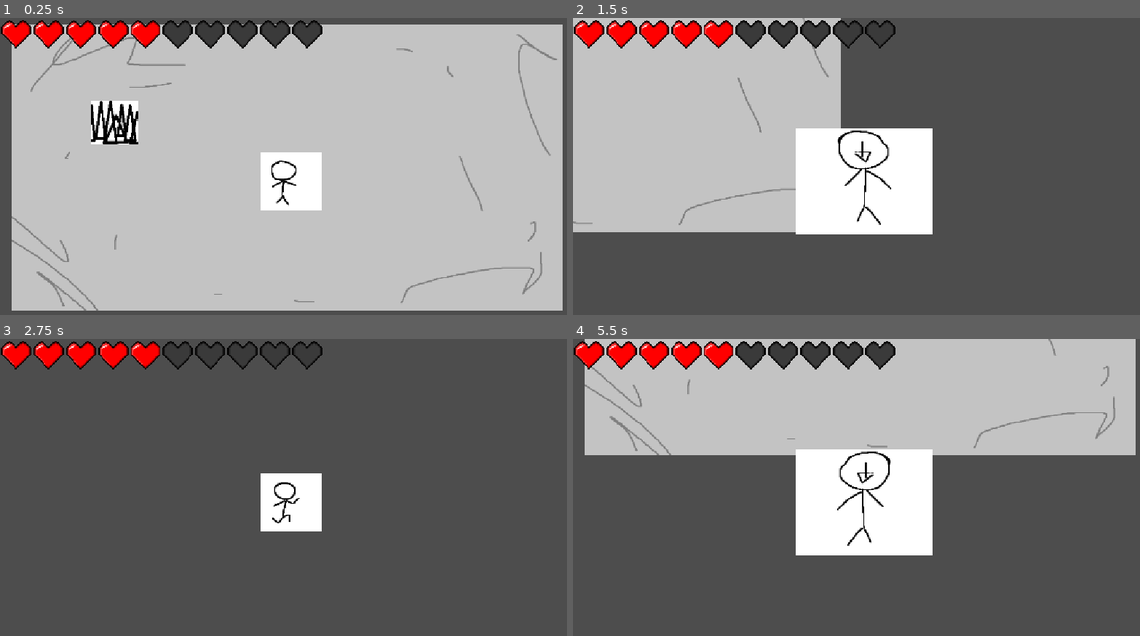
Above: before the commit, frames 1-4 (two rows, left to right).
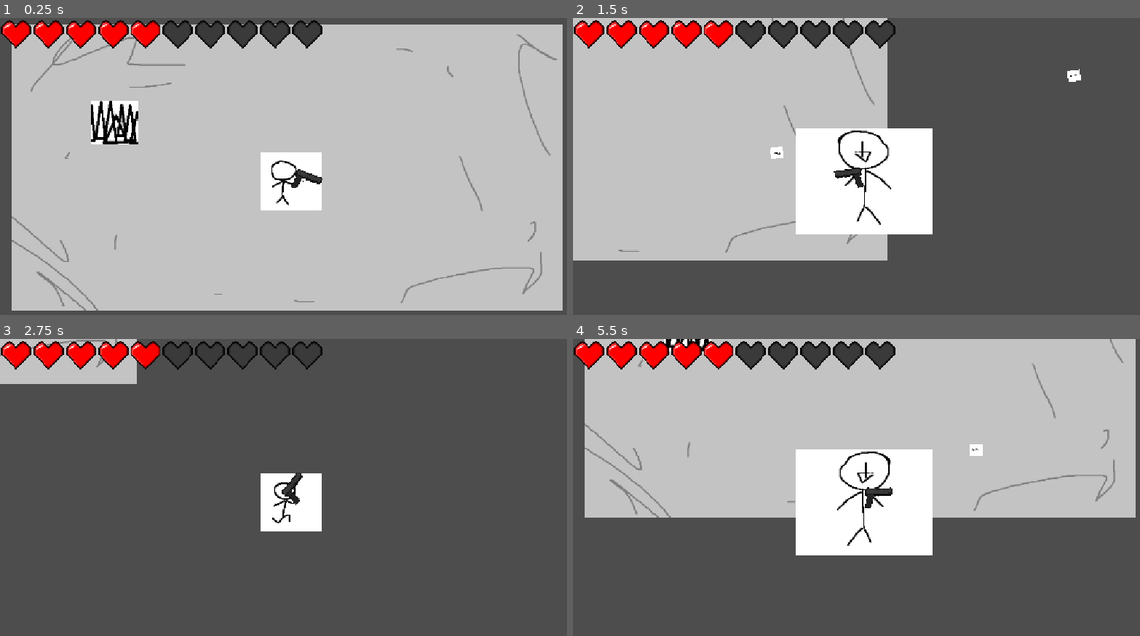
Above: after the commit, the same moments.

Repository: Daniel-Augusto-Yu/Games
Game: Godot game, scene res://game.tscn
Two runs of this game, one before a commit and one after it. Both use one fixed random seed, a clock stepped at 60 frames per second and the inputs below.
Inputs (mouse positions are in pixels of both pictures, inside the frame that each line leads up to):
- Up to frame 1 (0.25 s): no input
- Up to frame 2 (1.5 s): tap Enter at 0.5 s; move the mouse to (992, 166) at 0.52 s; hold D (right) 0.53-1.28 s; tap Space (Roll) at 0.6 s; click (992, 166) at 0.8 s; move the mouse to (748, 199) at 1.27 s; hold S (down) from 1.28 s (still down); click (748, 199) at 1.35 s
- Up to frame 3 (2.75 s): tap Space (Roll) at 1.55, 2.1 s; move the mouse to (351, 431) at 2.02 s; release S (down) at 2.03 s; hold D (right) from 2.03 s (still down); click (351, 431) at 2.3 s
- Up to frame 4 (5.5 s): move the mouse to (833, 567) at 2.77 s; release D (right) at 2.78 s; hold W (up) 2.78-3.53 s; click (833, 567) at 2.85 s; tap Space (Roll) at 3.05, 3.6, 4.55, 5.1 s; move the mouse to (1037, 552) at 3.52 s; hold A (left) 3.53-5.03 s; click (1037, 552) at 3.8 s; move the mouse to (692, 454) at 4.27 s; click (692, 454) at 4.35 s; move the mouse to (890, 502) at 5.02 s; hold S (down) from 5.03 s (still down); click (890, 502) at 5.3 s

The runs differ from the first frame. In frame 1, 0.2% of the frame differs, in the area x 51-57%, y 50-58%; in frame 2, 8.4%; in frame 3, 2.5%; in frame 4, 17%, in the area x 2-100%, y 0-61%.

Commit message:
Add files via upload

Diff:
--- /dev/null
+++ b/health-roll/bullet.gd
@@ -0,0 +1,11 @@
+extends Node2D
+
+var speed = 1000
+
+func _process(delta: float) -> void:
+	position += transform.x * speed * delta #transform.x -> position its moving
+
+
+
+func _on_visible_on_screen_notifier_2d_screen_exited() -> void:
+	queue_free()
--- /dev/null
+++ b/health-roll/bullet.tscn
@@ -0,0 +1,18 @@
+[gd_scene format=3 uid="uid://dtk1574xhuyop"]
+
+[ext_resource type="Texture2D" uid="uid://cfhq4hb1j8b0" path="res://bullet.png" id="1_v7oki"]
+[ext_resource type="Script" uid="uid://ccwuclik4k57p" path="res://bullet.gd" id="1_v8qja"]
+
+[node name="Bullet" type="Node2D" unique_id=363156682]
+script = ExtResource("1_v8qja")
+
+[node name="Sprite2D" type="Sprite2D" parent="." unique_id=1868742744]
+position = Vector2(1, 1)
+scale = Vector2(0.29597703, 0.27499998)
+texture = ExtResource("1_v7oki")
+
+[node name="VisibleOnScreenNotifier2D" type="VisibleOnScreenNotifier2D" parent="." unique_id=26394636]
+position = Vector2(-9, -7)
+rect = Rect2(-10, -10, 46, 40)
+
+[connection signal="screen_exited" from="VisibleOnScreenNotifier2D" to="." method="_on_visible_on_screen_notifier_2d_screen_exited"]
--- /dev/null
+++ b/health-roll/gun.gd
@@ -0,0 +1,19 @@
+extends Node2D
+
+const bullet = preload("res://bullet.tscn")
+
+
+func _process(delta: float) -> void:
+	look_at(get_global_mouse_position())
+
+	rotation_degrees = wrap(rotation_degrees, 0, 360)
+	if rotation_degrees > 90 and rotation_degrees < 270:
+		scale.y = -1
+	else:
+		scale.y = 1
+
+	if Input.is_action_just_pressed("shoot"):
+		var bullet_instance = bullet.instantiate()
+		get_tree().root.add_child(bullet_instance)
+		bullet_instance.global_position = $Marker2D.global_position
+		bullet_instance.rotation = rotation
--- /dev/null
+++ b/health-roll/gun.tscn
@@ -0,0 +1,15 @@
+[gd_scene format=3 uid="uid://du2wrr2naixqe"]
+
+[ext_resource type="Script" uid="uid://cfexv4wgwi8tp" path="res://gun.gd" id="1_dk5gl"]
+[ext_resource type="Texture2D" uid="uid://byjb3er5ulv7t" path="res://New Piskel.png" id="2_dk5gl"]
+
+[node name="Gun" type="Node2D" unique_id=776024469]
+script = ExtResource("1_dk5gl")
+
+[node name="Sprite2D" type="Sprite2D" parent="." unique_id=1766546086]
+texture_filter = 1
+position = Vector2(28, -15)
+texture = ExtResource("2_dk5gl")
+
+[node name="Marker2D" type="Marker2D" parent="." unique_id=1120046411]
+position = Vector2(54, -21)
--- a/health-roll/player.gd
+++ b/health-roll/player.gd
@@ -1,6 +1,10 @@
 extends CharacterBody2D
-var speed = 777
+var speed = 500
+var roll_speed = 800
 var direction = Vector2.ZERO
+var is_rolling: bool = false
+var time = 0
+
 
 signal HealthChanged
 
@@ -8,11 +12,30 @@
 @onready var CurrentHealth: int = 5
 
 
-func _process(delta: float) -> void:
+func _ready() -> void:
+	$AnimatedSprite2D.animation_finished.connect(_on_animation_finished)
+
+func _physics_process(delta: float) -> void:
+	if is_rolling:
+		move_and_slide()
+		return
+
 	direction = Input.get_vector("left","right","up","down")
-	position += speed * direction * delta
-	move_and_slide()
-	animation()
+	time -= 1
+
+	if direction != Vector2.ZERO and Input.is_action_just_pressed("Roll") and time < 0:
+		start_roll()
+	else:
+
+		velocity = direction * speed
+		move_and_slide()
+		animation()
+
+func start_roll():
+	is_rolling = true
+	velocity = roll_speed * direction
+	$AnimatedSprite2D.play("roll")
+	time = 15
 
 func animation():
 	if direction:
@@ -23,11 +46,18 @@
 		if direction.y:
 			if direction.y < 0: $AnimatedSprite2D.animation = "Up"
 			else: $AnimatedSprite2D.play("Down")
-	else: $AnimatedSprite2D.frame = 0
+	else: $AnimatedSprite2D.play("idle")
 
 func _on_hurtbox_area_entered(area: Area2D) -> void:
-	CurrentHealth -= 1
-	if CurrentHealth < 0:
-		CurrentHealth = MaxHealth
+	if is_rolling:
+		return
+	else:
+		CurrentHealth -= 1
+		if CurrentHealth < 0:
+			CurrentHealth = MaxHealth
 
-	HealthChanged.emit(CurrentHealth)
+		HealthChanged.emit(CurrentHealth)
+
+func _on_animation_finished():
+	if $AnimatedSprite2D.animation == "roll":
+		is_rolling = false
--- a/health-roll/player.tscn
+++ b/health-roll/player.tscn
@@ -7,6 +7,9 @@
 [ext_resource type="Texture2D" uid="uid://becnkws5cg8dc" path="res://andando.png" id="5_nvl01"]
 [ext_resource type="Texture2D" uid="uid://2k1m42xa41kd" path="res://up1.png" id="6_ivps1"]
 [ext_resource type="Texture2D" uid="uid://dlcu47icxhit5" path="res://up2.png" id="7_urp6f"]
+[ext_resource type="Texture2D" uid="uid://3vgnk24odfo2" path="res://roll.png" id="8_dw050"]
+[ext_resource type="Texture2D" uid="uid://6w17jktc00ur" path="res://roll - Copia.png" id="9_b26j0"]
+[ext_resource type="PackedScene" uid="uid://du2wrr2naixqe" path="res://gun.tscn" id="10_n7ghd"]
 
 [sub_resource type="RectangleShape2D" id="RectangleShape2D_g4v7s"]
 
@@ -44,6 +47,28 @@
 "loop": 1,
 "name": &"Up",
 "speed": 5.0
+}, {
+"frames": [{
+"duration": 1.0,
+"texture": ExtResource("4_n7ghd")
+}],
+"loop": 1,
+"name": &"idle",
+"speed": 5.0
+}, {
+"frames": [{
+"duration": 1.0,
+"texture": ExtResource("8_dw050")
+}, {
+"duration": 1.0,
+"texture": ExtResource("9_b26j0")
+}, {
+"duration": 1.0,
+"texture": ExtResource("8_dw050")
+}],
+"loop": 0,
+"name": &"roll",
+"speed": 7.0
 }]
 
 [sub_resource type="RectangleShape2D" id="RectangleShape2D_yf5fn"]
@@ -57,17 +82,20 @@
 
 [node name="AnimatedSprite2D" type="AnimatedSprite2D" parent="." unique_id=838664451]
 sprite_frames = SubResource("SpriteFrames_yf5fn")
-animation = &"Right"
-frame = 1
-frame_progress = 0.6017781
+animation = &"roll"
+frame = 2
+frame_progress = 1.0
 
 [node name="Camera2D" type="Camera2D" parent="." unique_id=1086908974]
 
 [node name="hurtbox" type="Area2D" parent="." unique_id=262473418]
+collision_mask = 3
 
 [node name="CollisionShape2D" type="CollisionShape2D" parent="hurtbox" unique_id=1240734772]
 position = Vector2(-1, -2)
 shape = SubResource("RectangleShape2D_yf5fn")
 
+[node name="Gun" parent="." unique_id=776024469 instance=ExtResource("10_n7ghd")]
+
 [connection signal="area_entered" from="hurtbox" to="." method="_on_area_2d_area_entered"]
 [connection signal="area_entered" from="hurtbox" to="." method="_on_hurtbox_area_entered"]
--- a/health-roll/project.godot
+++ b/health-roll/project.godot
@@ -51,6 +51,11 @@
 "events": [Object(InputEventKey,"resource_local_to_scene":false,"resource_name":"","device":-1,"window_id":0,"alt_press …(191 unchanged characters)…
 ]
 }
+shoot={
+"deadzone": 0.2,
+"events": [Object(InputEventMouseButton,"resource_local_to_scene":false,"resource_name":"","device":-1,"window_id":0,"alt_pressed":false,"shift_pressed":false,"ctrl_pressed":false,"meta_pressed":false,"button_mask":0,"position":Vector2(0, 0),"global_position":Vector2(0, 0),"factor":1.0,"button_index":1,"canceled":false,"pressed":false,"double_click":false,"script":null)
+]
+}
 
 [physics]
 
--- a/health-roll/spikes.tscn
+++ b/health-roll/spikes.tscn
@@ -6,6 +6,7 @@
 size = Vector2(95, 86)
 
 [node name="hitbox" type="Area2D" unique_id=1538201667]
+collision_layer = 2
 
 [node name="Sprite2D" type="Sprite2D" parent="." unique_id=666645309]
 position = Vector2(-1, 0)
Binary file added: health-roll/New Piskel-1.png.png
Not shown, added: health-roll/New Piskel-1.png.png.import
Binary file added: health-roll/New Piskel.png
Not shown, added: health-roll/New Piskel.png.import
Not shown, added: health-roll/bullet.gd.uid
Binary file added: health-roll/bullet.png
Not shown, added: health-roll/bullet.png.import
Not shown, added: health-roll/gun.gd.uid
Binary file added: health-roll/roll - Copia.png
Not shown, added: health-roll/roll - Copia.png.import
Binary file added: health-roll/roll.png
Not shown, added: health-roll/roll.png.import
